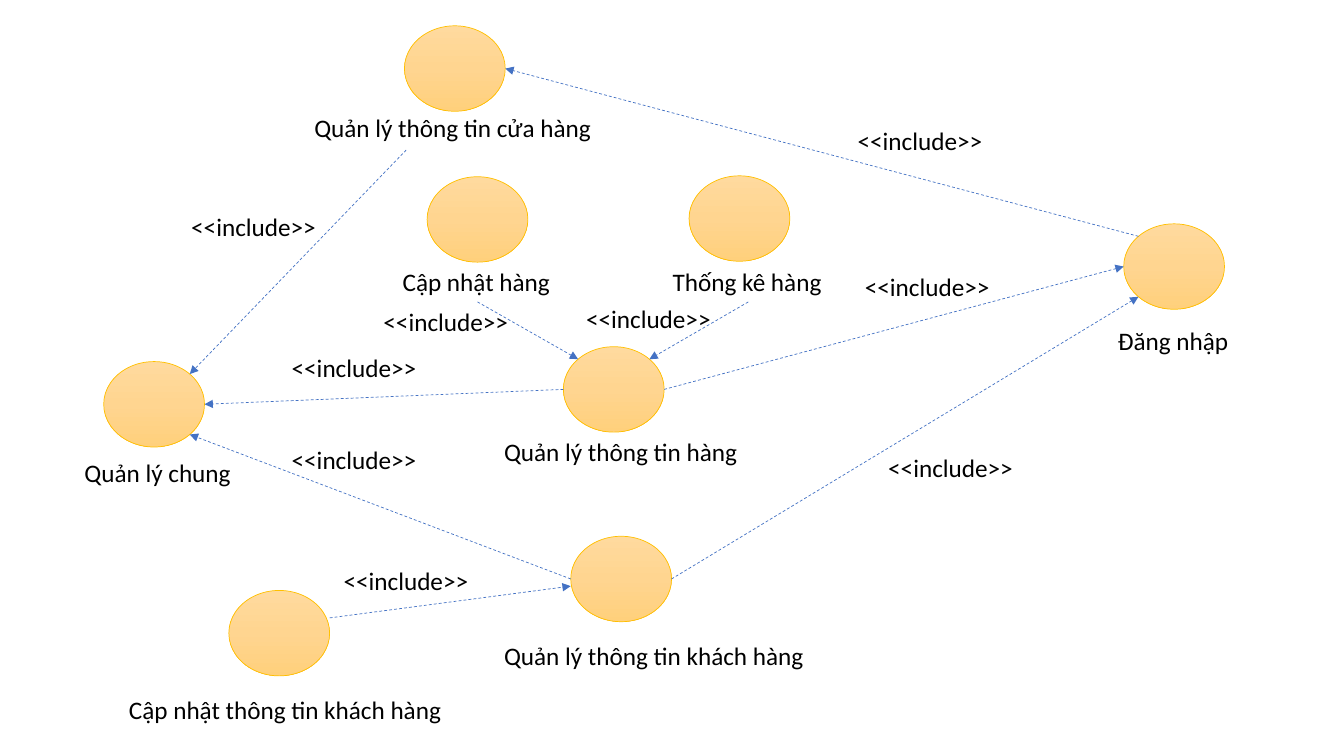
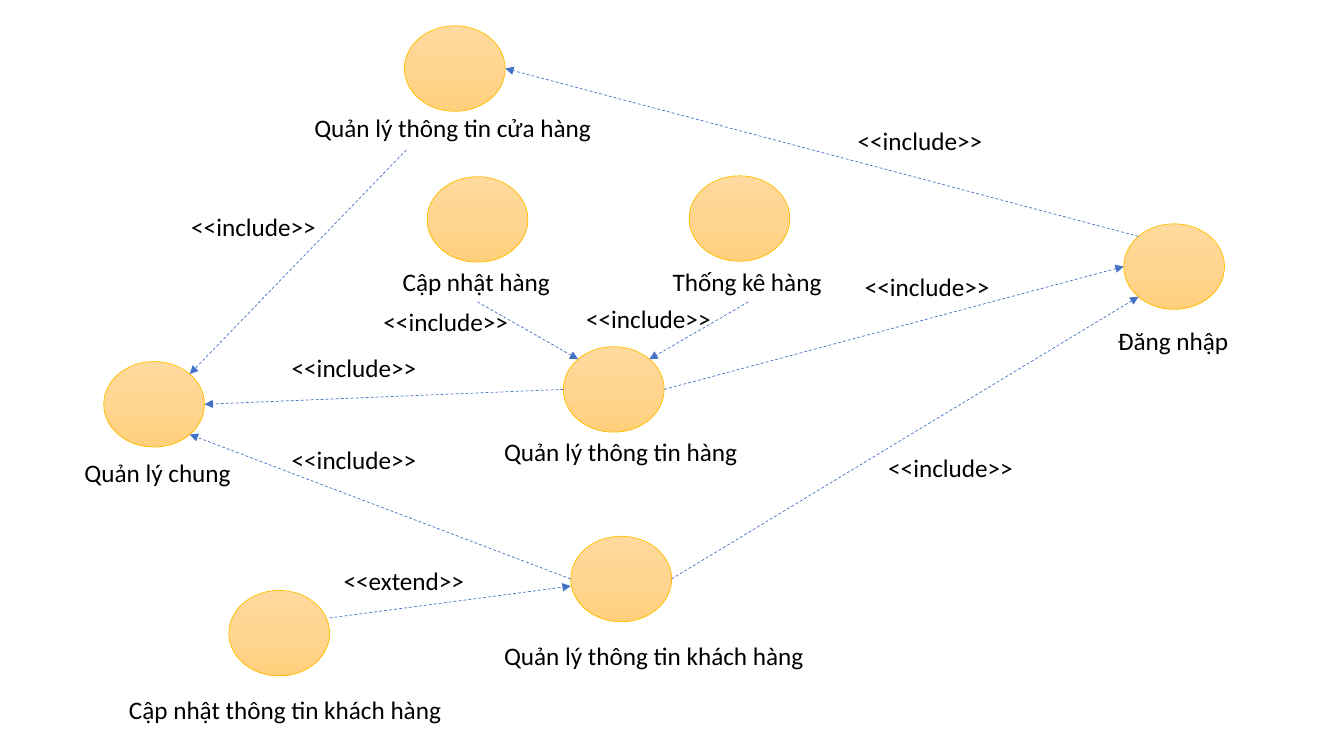
Before and after one commit to trieu203/cn-da21tta-lamngoctrieu-shoseshop-asp.net.core-mvc, a slide deck: slide 3 of thesis/abs/BIEU_DO_USER_CASE.pptx. Drawn at 1344x756 pixels with LibreOffice and Linux fonts; fonts in the diff are those of the drawing. Boxes give left, top, right and bottom in pixels: in the first picture for what was removed or moved away, otherwise in the second. Text is boxed around its words. In the diff, an @@ line names an element or a change of style, - is before the commit and + after.

```diff
--- a/thesis/abs/BIEU_DO_USER_CASE.pptx
+++ b/thesis/abs/BIEU_DO_USER_CASE.pptx
@@ text at [344, 572, 464, 590]: text changed @@
-<<include>>
+<<extend>>
```
Also in this commit, not shown: 2 other slides changed, 37 other files.
